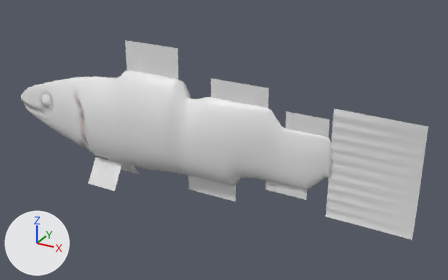
A saved change to the glTF model public/models/fish2/whiting.glb.
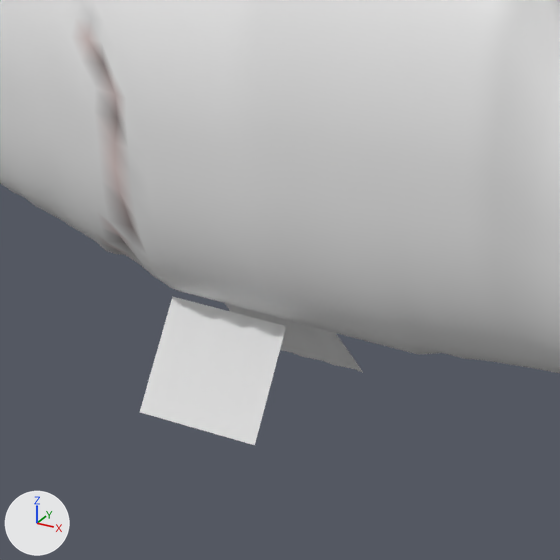
Old and new are each drawn whole from a camera (50 mm lens) standing at (1.175, -1.061, 0.534) and looking at (0.575, 0.03, -0.011) and again close up on the part from 12% to 41% of the width and 32% to 78% of the height. The axes (+X, +Y, +Z) are drawn at lower left. The lights are the same throughout. The first two pictures are the older version.

The older version as bpy lines, for what is in view:
```python
me_fish_whiting = bpy.data.meshes.new('fish_whiting')
me_fish_whiting.from_pydata(...)  # 6825 vertices, 13176 faces; spans x -0.002..1.002, y -0.052..0.052, z -0.165..0.189
# faces by material slot: [8448, 3480, 1248]
me_fish_whiting.materials.append(mat_fish_body)
me_fish_whiting.materials.append(mat_fish_fin)
me_fish_whiting.materials.append(mat_fish_eye)
ob_fish_whiting = bpy.data.objects.new('fish_whiting', me_fish_whiting)
ob_fish_whiting.location = (0.0, 0.0, 0.0)
```
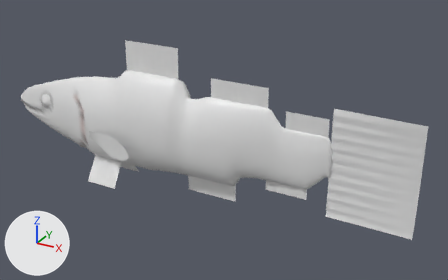
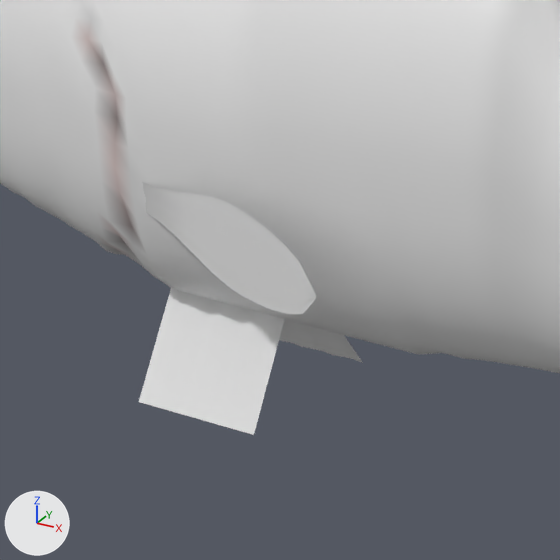
Location of each change, (x1, y1, x2, y2) in pixels of the close-ups (560 x 560 px; the box of a moved part takes in the faces that stretch with it):
'fish_whiting', reshaped: before (0, 0, 560, 445); after (0, 0, 560, 435)
part 1 of me_fish_whiting, added: after (142, 182, 316, 314)
part 2 of me_fish_whiting, moved or reshaped: before (140, 296, 363, 445); after (139, 288, 363, 435)

The edits, one by one:
me_fish_whiting is used by ob_fish_whiting; location (0.0, 0.0, 0.0).
me_fish_whiting had 6825 vertices, 13176 faces and spanned x -0.002..1.002, y -0.052..0.052, z -0.165..0.189.
me_fish_whiting now has 7059 vertices, 13560 faces and spans x -0.002..1.002, y -0.094..0.094, z -0.159..0.189.
me_fish_whiting part 1: a new loose piece of 117 vertices spanning x 0.258..0.408, y -0.094..-0.045, z -0.062..-0.011, in mat_fish_fin.
Part 2, on me_fish_whiting:
133 vertices in x 0.244..0.325, y -0.05..0.05, z -0.165..-0.107 move by (0.0, 0.0, 0.006).
107 vertices in x 0.244..0.325, y -0.051..0.051, z -0.165..-0.114 move by (0.0, 0.0, 0.007).
Other edits to the shape of me_fish_whiting do not show in these pictures.
